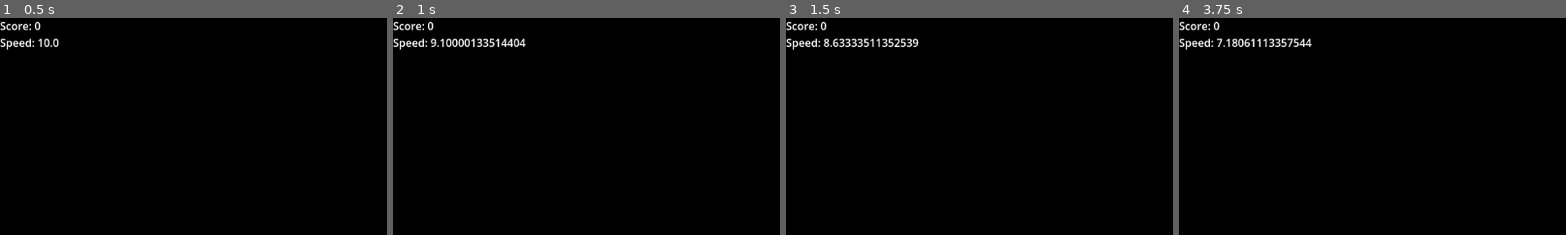
Above: before the commit, frames 1-4 (left to right).
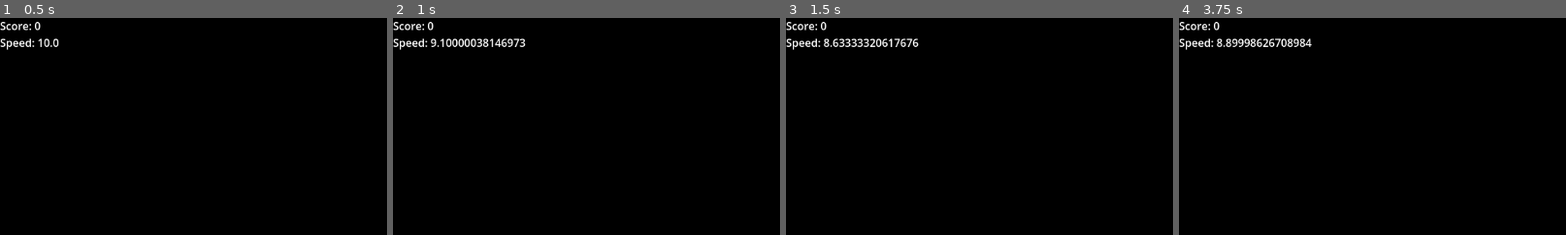
Above: after the commit, the same moments.

Repository: AndreiAtMP/test1
Game: Godot game, scene res://scenes/main.tscn
Two runs of this game, one before a commit and one after it. Both use one fixed random seed, a clock stepped at 60 frames per second and the inputs below.
Inputs:
- Up to frame 1 (0.5 s): no input
- Up to frame 2 (1 s): tap Enter at 0.5 s; hold D (move_right, bound only before the commit) from 0.53 s (still down); hold S (decrease_speed) from 0.53 s (still down)
- Up to frame 3 (1.5 s): release D (move_right, bound only before the commit) at 1.28 s; release S (decrease_speed) at 1.28 s; hold Down (ui_down) from 1.28 s (still down); tap W (increase_speed) at 1.35 s
- Up to frame 4 (3.75 s): tap Space at 2 s; release Down (ui_down) at 2.03 s; hold D (move_right, bound only before the commit) 2.03-2.78 s; hold C (switch_camera) 2.03-2.78 s; hold Page Up (ui_page_up) 2.78-3.53 s; tap S (decrease_speed) at 2.85 s; hold A (move_left, bound only before the commit) from 3.53 s (still down); hold W (increase_speed) from 3.53 s (still down)
The pictures show only the part of the screen within x 0-50%, y 0-50%; the shares and areas given below are measured in that part.

Frame 1 is identical in both runs. In frame 2, 0.3% of the frame differs, in the area x 20-35%, y 9-14%; in frame 3, 0.3%; in frame 4, 0.6%, in the area x 9-33%, y 9-14%.
Error after the commit: Invalid assignment of property or key 'text' with value of type 'String' on a base object of type 'Nil'. (res://scripts/ui.gd:7)

Commit message:
Fixed a syntax error in ui.gd that was causing the game to crash. Also fixed a bug in the camera controller that prevented the third-person camera from being activated at the start of the game, making the aeroplane invisible.

Diff:
--- a/project.godot
+++ b/project.godot
@@ -1,10 +1,6 @@
 ; Engine configuration file.
 ; It's best edited using the editor UI and not directly,
-; since the parameters that go here are not all obvious.
-;
-; Format:
-;   [section] ; section goes between []
-;   param=value ; assign values to parameters
+; since the parameters might change in the future.
 
 config_version=5
 
@@ -12,43 +8,25 @@
 
 config/name="Aeroplane Game"
 run/main_scene="res://scenes/main.tscn"
-config/features=PackedStringArray("4.5", "Forward Plus")
+config/features=PackedStringArray("4.2", "Forward Plus")
 config/icon="res://icon.svg"
 
 [input]
 
 switch_camera={
 "deadzone": 0.5,
-"events": [Object(InputEventKey,"resource_local_to_scene":fa …(155 unchanged characters)… e":67,"physical_keycode":67,"key_label":0,"unicode":99,"location":0,"echo":false,"script":null)
+"events": [Object(InputEventKey,"resource_local_to_scene":fa …(155 unchanged characters)… e":67,"physical_keycode":67,"key_label":"","unicode":99,"echo":false,"script":null)
 ]
 }
+
 increase_speed={
 "deadzone": 0.5,
-"events": [Object(InputEventKey,"resource_local_to_scene":fa …(155 unchanged characters)… e":87,"physical_keycode":87,"key_label":0,"unicode":119,"location":0,"echo":false,"script":null)
+"events": [Object(InputEventKey,"resource_local_to_scene":fa …(155 unchanged characters)… e":87,"physical_keycode":87,"key_label":"","unicode":119,"echo":false,"script":null)
 ]
 }
+
 decrease_speed={
 "deadzone": 0.5,
-"events": [Object(InputEventKey,"resource_local_to_scene":fa …(155 unchanged characters)… e":83,"physical_keycode":83,"key_label":0,"unicode":115,"location":0,"echo":false,"script":null)
+"events": [Object(InputEventKey,"resource_local_to_scene":fa …(155 unchanged characters)… e":83,"physical_keycode":83,"key_label":"","unicode":115,"echo":false,"script":null)
 ]
 }
-move_up={
-"deadzone": 0.5,
-"events": [Object(InputEventKey,"resource_local_to_scene":false,"resource_name":"","device":0,"window_id":0,"alt_pressed":false,"shift_pressed":false,"ctrl_pressed":false,"meta_pressed":false,"pressed":false,"keycode":87,"physical_keycode":87,"key_label":0,"unicode":119,"location":0,"echo":false,"script":null)
-]
-}
-move_down={
-"deadzone": 0.5,
-"events": [Object(InputEventKey,"resource_local_to_scene":false,"resource_name":"","device":0,"window_id":0,"alt_pressed":false,"shift_pressed":false,"ctrl_pressed":false,"meta_pressed":false,"pressed":false,"keycode":83,"physical_keycode":83,"key_label":0,"unicode":115,"location":0,"echo":false,"script":null)
-]
-}
-move_left={
-"deadzone": 0.5,
-"events": [Object(InputEventKey,"resource_local_to_scene":false,"resource_name":"","device":0,"window_id":0,"alt_pressed":false,"shift_pressed":false,"ctrl_pressed":false,"meta_pressed":false,"pressed":false,"keycode":65,"physical_keycode":65,"key_label":0,"unicode":97,"location":0,"echo":false,"script":null)
-]
-}
-move_right={
-"deadzone": 0.5,
-"events": [Object(InputEventKey,"resource_local_to_scene":false,"resource_name":"","device":0,"window_id":0,"alt_pressed":false,"shift_pressed":false,"ctrl_pressed":false,"meta_pressed":false,"pressed":false,"keycode":68,"physical_keycode":68,"key_label":0,"unicode":100,"location":0,"echo":false,"script":null)
-]
-}
--- a/scenes/aeroplane.tscn
+++ b/scenes/aeroplane.tscn
@@ -1,37 +1,16 @@
-[gd_scene load_steps=8 format=3 uid="uid://dthvxlf6v2g2x"]
+[gd_scene load_steps=5 format=3 uid="uid://dthvxlf6v2g2x"]
 
 [ext_resource type="Script" path="res://scripts/aeroplane.gd" id="1_xacqn"]
 [ext_resource type="Script" path="res://scripts/camera_controller.gd" id="2_abcde"]
 
 [sub_resource type="BoxMesh" id="BoxMesh_v2y2y"]
-size = Vector3(3, 0.5, 1)
-
 [sub_resource type="BoxShape3D" id="BoxShape3D_cy276"]
-size = Vector3(3, 0.5, 1)
-
-[sub_resource type="BoxMesh" id="BoxMesh_wing"]
-size = Vector3(0.2, 0.1, 4)
-
-[sub_resource type="BoxMesh" id="BoxMesh_tail"]
-size = Vector3(0.5, 2, 0.2)
 
 [node name="Aeroplane" type="CharacterBody3D"]
 script = ExtResource("1_xacqn")
 
-[node name="Fuselage" type="MeshInstance3D" parent="."]
+[node name="MeshInstance3D" type="MeshInstance3D" parent="."]
 mesh = SubResource("BoxMesh_v2y2y")
-
-[node name="LeftWing" type="MeshInstance3D" parent="."]
-transform = Transform3D(1, 0, 0, 0, 1, 0, 0, 0, 1, -2, 0, 0)
-mesh = SubResource("BoxMesh_wing")
-
-[node name="RightWing" type="MeshInstance3D" parent="."]
-transform = Transform3D(1, 0, 0, 0, 1, 0, 0, 0, 1, 2, 0, 0)
-mesh = SubResource("BoxMesh_wing")
-
-[node name="Tail" type="MeshInstance3D" parent="."]
-transform = Transform3D(1, 0, 0, 0, 1, 0, 0, 0, 1, 0, 1, 1)
-mesh = SubResource("BoxMesh_tail")
 
 [node name="CollisionShape3D" type="CollisionShape3D" parent="."]
 shape = SubResource("BoxShape3D_cy276")
--- a/scenes/main.tscn
+++ b/scenes/main.tscn
@@ -9,48 +9,25 @@
 background_mode = 2
 sky = SubResource("Sky_yda8y")
 
-[sub_resource type="BoxMesh" id="BoxMesh_ground"]
-size = Vector3(1, 0.1, 1)
-
-[sub_resource type="BoxShape3D" id="BoxShape3D_ground"]
-size = Vector3(1, 0.1, 1)
-
 [node name="Main" type="Node3D"]
 
 [node name="WorldEnvironment" type="WorldEnvironment" parent="."]
 environment = SubResource("Environment_37606")
 
-[node name="Ground" type="StaticBody3D" parent="."]
-transform = Transform3D(100, 0, 0, 0, 1, 0, 0, 0, 100, 0, -10, 0)
-
-[node name="MeshInstance3D" type="MeshInstance3D" parent="Ground"]
-mesh = SubResource("BoxMesh_ground")
-
-[node name="CollisionShape3D" type="CollisionShape3D" parent="Ground"]
-shape = SubResource("BoxShape3D_ground")
-
 [node name="Aeroplane" parent="." instance=ExtResource("1_4w6yq")]
 transform = Transform3D(1, 0, 0, 0, 1, 0, 0, 0, 1, 0, 0, -5)
 
 [node name="Ball" parent="." instance=ExtResource("2_abcde")]
-transform = Transform3D(1, 0, 0, 0, 1, 0, 0, 0, 1, 0, 5, 10)
+transform = Transform3D(1, 0, 0, 0, 1, 0, 0, 0, 1, 0, 0, 10)
 [connection signal="ball_collected" from="Ball" to="Aeroplane" method="_on_ball_collected"]
 
 [node name="Ball2" parent="." instance=ExtResource("2_abcde")]
-transform = Transform3D(1, 0, 0, 0, 1, 0, 0, 0, 1, 8, 8, 20)
+transform = Transform3D(1, 0, 0, 0, 1, 0, 0, 0, 1, 5, 2, 15)
 [connection signal="ball_collected" from="Ball2" to="Aeroplane" method="_on_ball_collected"]
 
 [node name="Ball3" parent="." instance=ExtResource("2_abcde")]
-transform = Transform3D(1, 0, 0, 0, 1, 0, 0, 0, 1, -8, 12, 30)
+transform = Transform3D(1, 0, 0, 0, 1, 0, 0, 0, 1, -5, -2, 20)
 [connection signal="ball_collected" from="Ball3" to="Aeroplane" method="_on_ball_collected"]
-
-[node name="Ball4" parent="." instance=ExtResource("2_abcde")]
-transform = Transform3D(1, 0, 0, 0, 1, 0, 0, 0, 1, 15, 6, 40)
-[connection signal="ball_collected" from="Ball4" to="Aeroplane" method="_on_ball_collected"]
-
-[node name="Ball5" parent="." instance=ExtResource("2_abcde")]
-transform = Transform3D(1, 0, 0, 0, 1, 0, 0, 0, 1, -12, 15, 50)
-[connection signal="ball_collected" from="Ball5" to="Aeroplane" method="_on_ball_collected"]
 
 [node name="CanvasLayer" type="CanvasLayer" parent="."]
 
--- a/scripts/aeroplane.gd
+++ b/scripts/aeroplane.gd
@@ -18,14 +18,18 @@
 	var direction = Vector3.ZERO
 	var rotation = Vector3.ZERO
 
-	if Input.is_action_pressed("move_up"):
+	if Input.is_action_pressed("ui_up"):
 		rotation.x += pitch_speed * delta
-	if Input.is_action_pressed("move_down"):
+	if Input.is_action_pressed("ui_down"):
 		rotation.x -= pitch_speed * delta
-	if Input.is_action_pressed("move_left"):
+	if Input.is_action_pressed("ui_left"):
 		rotation.z += roll_speed * delta
-	if Input.is_action_pressed("move_right"):
+	if Input.is_action_pressed("ui_right"):
 		rotation.z -= roll_speed * delta
+	if Input.is_action_pressed("ui_page_up"):
+		rotation.y += yaw_speed * delta
+	if Input.is_action_pressed("ui_page_down"):
+		rotation.y -= yaw_speed * delta
 
 	if Input.is_action_pressed("increase_speed"):
 		speed += speed_change_rate * delta
--- a/scripts/ui.gd
+++ b/scripts/ui.gd
@@ -4,9 +4,7 @@
 @onready var speed_label = $SpeedLabel
 
 func update_score(score):
-	if score_label:
-		score_label.text = "Score: " + str(score)
+	score_label.text = "Score: " + str(score)
 
 func update_speed(speed):
-	if speed_label:
-		speed_label.text = "Speed: " + str(speed)
+	speed_label.text = "Speed: " + str(speed)
Not shown: 1 places in scenes/main.tscn that only renumber resources
Not shown, removed: scripts/aeroplane.gd.uid
Not shown, removed: scripts/ball.gd.uid
Not shown, removed: scripts/camera_controller.gd.uid
Not shown, removed: scripts/ui.gd.uid
